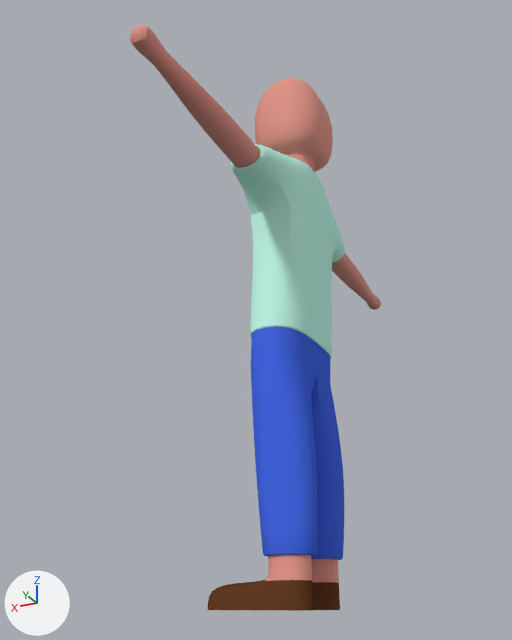
The Blender file Assets/Blender projects/PlayerModel.blend as it was, and as the next commit left it.
Before and after are seen from a camera (50 mm lens) standing at (-12.98, 30.76, 0.16) and looking at (2.15, 0.52, 13.77). The axes (+X, +Y, +Z) are drawn at lower left. The lights are the same throughout.

The first picture shows 'PlayerModel'.
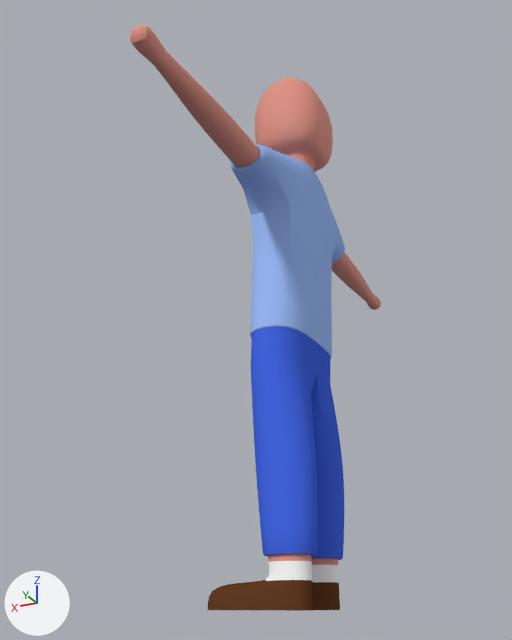
The change, as a list of edits to the scene's bpy script:
```text
Change mat_shirt:
    mat_shirt.base_color: (0.561, 1.0, 0.857) -> (0.356, 0.54, 1.0)  # green #c5ffee -> blue #a1c2ff
Add mat_socks:
    mat_socks = principled_material('Socks')
    mat_socks.base_color = (1.0, 1.0, 1.0)  # white #ffffff
    mat_socks.specular_ior_level = 0.0
Change me_playermodel:
    where me_playermodel.from_pydata(...)  # 2242 vertices, 2240 faces; spans x -2.0..3.9, y -14.5..14.5, z 0.0..27.9
    used by ob_playermodel; location = (0.0, 0.0, 0.0)
    me_playermodel part 1: all 96 faces centred in x -0.9..1.0, y -2.3..2.3, z 1.3..1.8 switch from mat_skin (pink #e79889) to mat_socks (white #ffffff)
```

What differs and where, as boxes (x1, y1, x2, y2) in the pictures (512 x 640 px):
'PlayerModel', recoloured (green to blue)
    both: (229, 141, 347, 586)
part 1 of me_playermodel, recoloured (pink to white)
    both: (266, 561, 339, 583)
